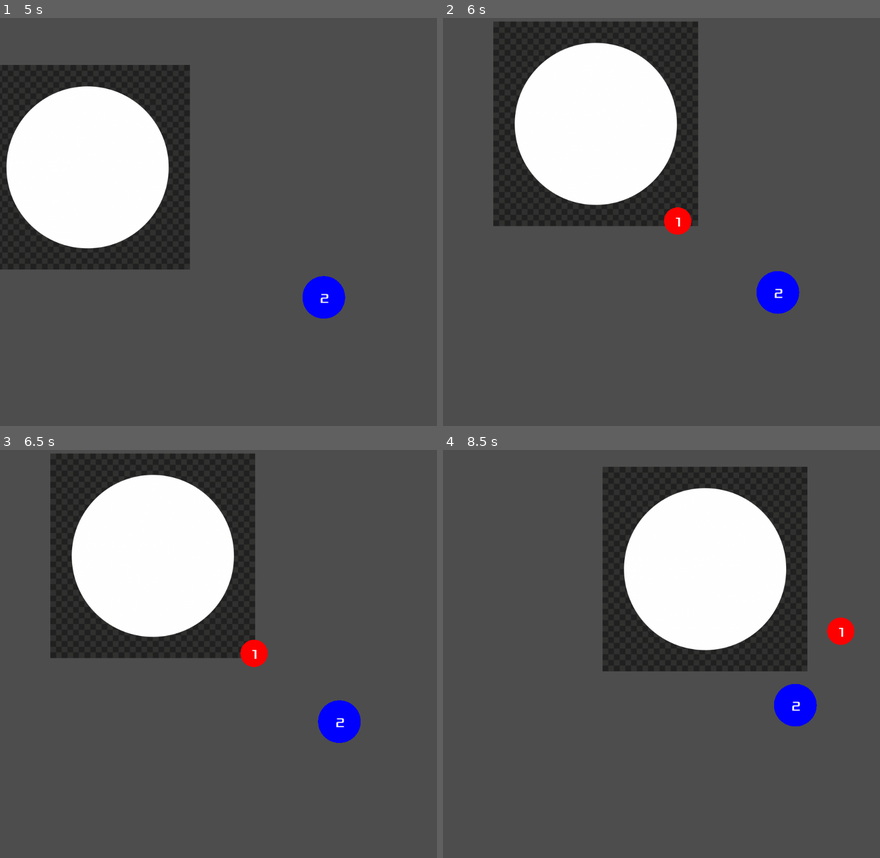
Above: before the commit, frames 1-4 (two rows, left to right).
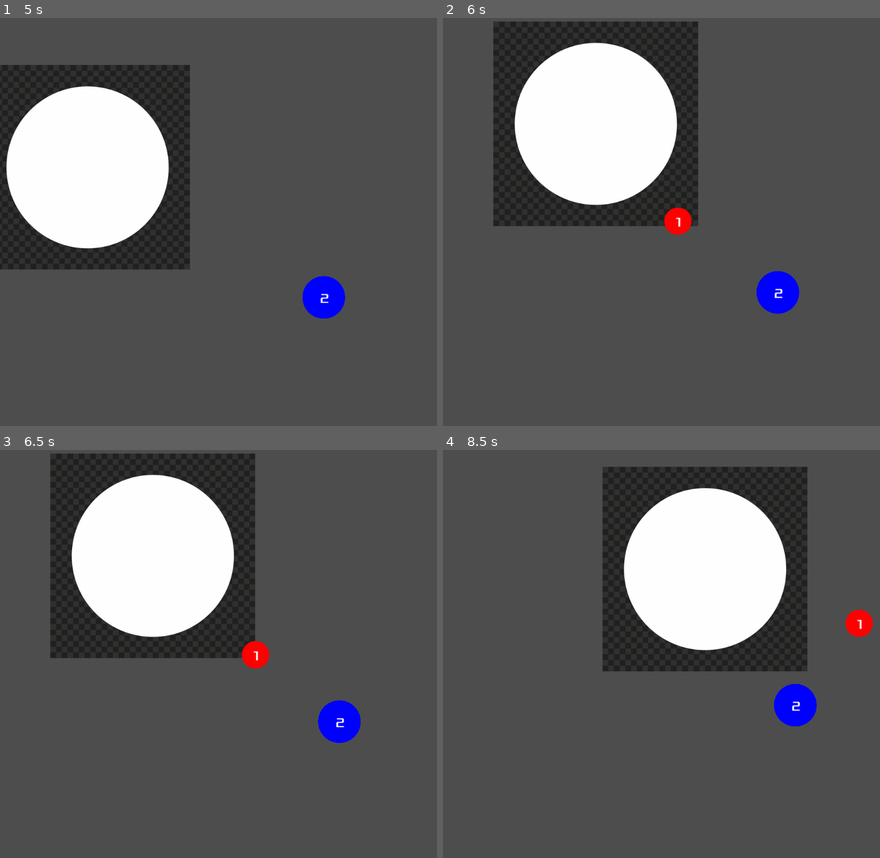
Above: after the commit, the same moments.

Repository: nuts4nuts4nuts/flappyversary
Game: Godot game, scene res://scenes/main.tscn
The game is run twice, just before and just after one commit, with the same random seed, the same clock (stepped at 60 frames per second) and the same inputs.
Inputs (mouse positions are in pixels of both pictures, inside the frame that each line leads up to):
- Up to frame 1 (5 s): tap Enter at 0.5 s; move the mouse to (314, 209) at 0.52 s; press the mouse at (314, 209) at 0.53 s; move the mouse to (131, 254) at 1.27 s; release the mouse at (131, 254) at 1.28 s; click (131, 254) at 1.35 s; move the mouse to (262, 136) at 2.02 s; press the mouse at (262, 136) at 2.03 s; move the mouse to (196, 319) at 2.77 s; release the mouse at (196, 319) at 2.78 s; click (196, 319) at 2.85 s; tap Space at 3.5 s; move the mouse to (349, 299) at 3.52 s; press the mouse at (349, 299) at 3.53 s; move the mouse to (87, 168) at 4.27 s; release the mouse at (87, 168) at 4.28 s; click (87, 168) at 4.35 s
- Up to frame 2 (6 s): tap Enter at 5 s; move the mouse to (683, 234) at 5.02 s; press the mouse at (683, 234) at 5.03 s; move the mouse to (595, 124) at 5.77 s; release the mouse at (595, 124) at 5.78 s; click (595, 124) at 5.85 s
- Up to frame 3 (6.5 s): no input
- Up to frame 4 (8.5 s): move the mouse to (757, 641) at 6.52 s; press the mouse at (757, 641) at 6.53 s; move the mouse to (574, 686) at 7.27 s; release the mouse at (574, 686) at 7.28 s; click (574, 686) at 7.35 s; move the mouse to (705, 568) at 8.02 s; press the mouse at (705, 568) at 8.03 s

Frame 1 is identical in both runs. In frame 2, less than 0.1% of the frame differs, in the area x 50-57%, y 46-54%; in frame 3, 0.1%; in frame 4, 0.6%, in the area x 87-99%, y 39-48%.

Commit message:
Added max distance well can affect balls from

Diff:
--- a/scripts/ball.gd
+++ b/scripts/ball.gd
@@ -23,12 +23,16 @@
 func _physics_process(delta):
 	if(gravity_well != null):
 		var me_to_well = gravity_well.global_position - global_position
-		var distance = me_to_well.length_squared()
-		var direction = me_to_well.normalized()
+		var distance = me_to_well.length()
+		#print(distance)
+		if(! distance > 250):
 
-		var force = base_force * direction
-		var falloff = 1 / max(1, (distance / 10000))
-		apply_force(force * falloff, Vector2.ZERO)
+
+			var direction = me_to_well.normalized()
+
+			var force = base_force * direction
+			var falloff = 1 / max(1, (distance / 10000))
+			apply_force(force * falloff, Vector2.ZERO)
 
 
 func _on_body_entered(body):
